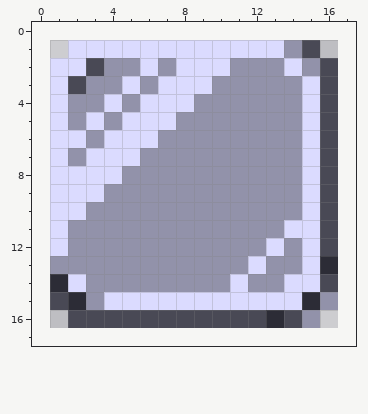
Pixel-art sprite: cubes/basic/basic_cube.png. That is the earlier state.
The file is 16x16 pixels. The old version is drawn lined up with the new one, on the new canvas.
Once edited:
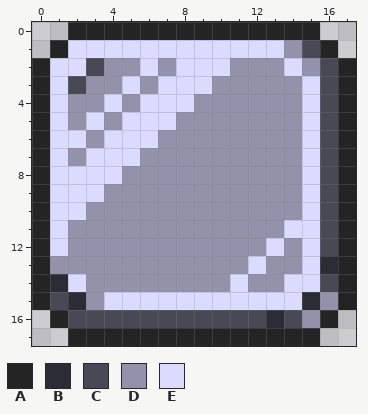
Palette (. is transparent): A #242424  B #2c2c36  C #494955  D #9292aa  E #dbdbff
Commit: Updated tilesets and added outlines to cubes
From old to new:
canvas 16x16 -> 18x18, the old top-left corner now at 1,1
@@ x 0..17 @@
- 0 ..................
- 1 ..EEEEEEEEEEEEDC..
- 2 .EECDDEDEEEDDDEDC.
- 3 .ECDDEDEEEDDDDDEC.
- 4 .EDDEDEEEDDDDDDEC.
- 5 .EDEDEEEDDDDDDDEC.
- 6 .EEDEEEDDDDDDDDEC.
- 7 .EDEEEDDDDDDDDDEC.
- 8 .EEEEDDDDDDDDDDEC.
- 9 .EEEDDDDDDDDDDDEC.
-10 .EEDDDDDDDDDDDDEC.
-11 .EDDDDDDDDDDDDEEC.
-12 .EDDDDDDDDDDDEDEC.
-13 .DDDDDDDDDDDEDDEB.
-14 .BEDDDDDDDDEDDEEC.
-15 .CBDEEEEEEEEEEEBD.
-16 ..CCCCCCCCCCCBCD..
-17 ..................
+ 0 ..AAAAAAAAAAAAAA..
+ 1 .AEEEEEEEEEEEEDCA.
+ 2 AEECDDEDEEEDDDEDCA
+ 3 AECDDEDEEEDDDDDECA
+ 4 AEDDEDEEEDDDDDDECA
+ 5 AEDEDEEEDDDDDDDECA
+ 6 AEEDEEEDDDDDDDDECA
+ 7 AEDEEEDDDDDDDDDECA
+ 8 AEEEEDDDDDDDDDDECA
+ 9 AEEEDDDDDDDDDDDECA
+10 AEEDDDDDDDDDDDDECA
+11 AEDDDDDDDDDDDDEECA
+12 AEDDDDDDDDDDDEDECA
+13 ADDDDDDDDDDDEDDEBA
+14 ABEDDDDDDDDEDDEECA
+15 ACBDEEEEEEEEEEEBDA
+16 .ACCCCCCCCCCCBCDA.
+17 ..AAAAAAAAAAAAAA..
Boxes around the changes in both pictures, in picture pixels (x1, y1, x2, y2):
added: (32, 22, 356, 346)
